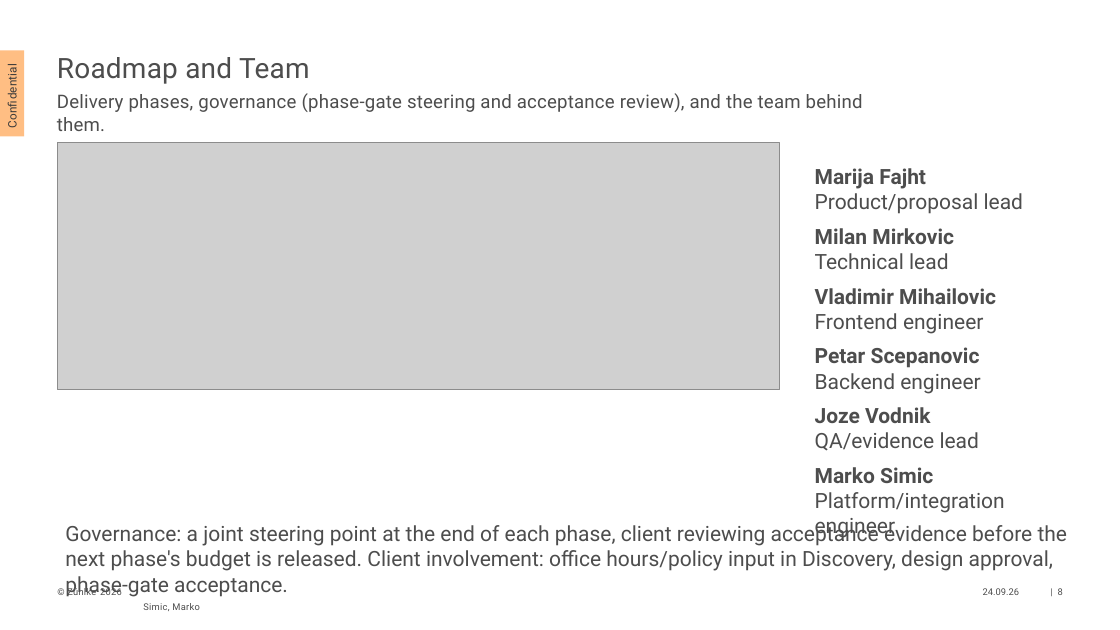
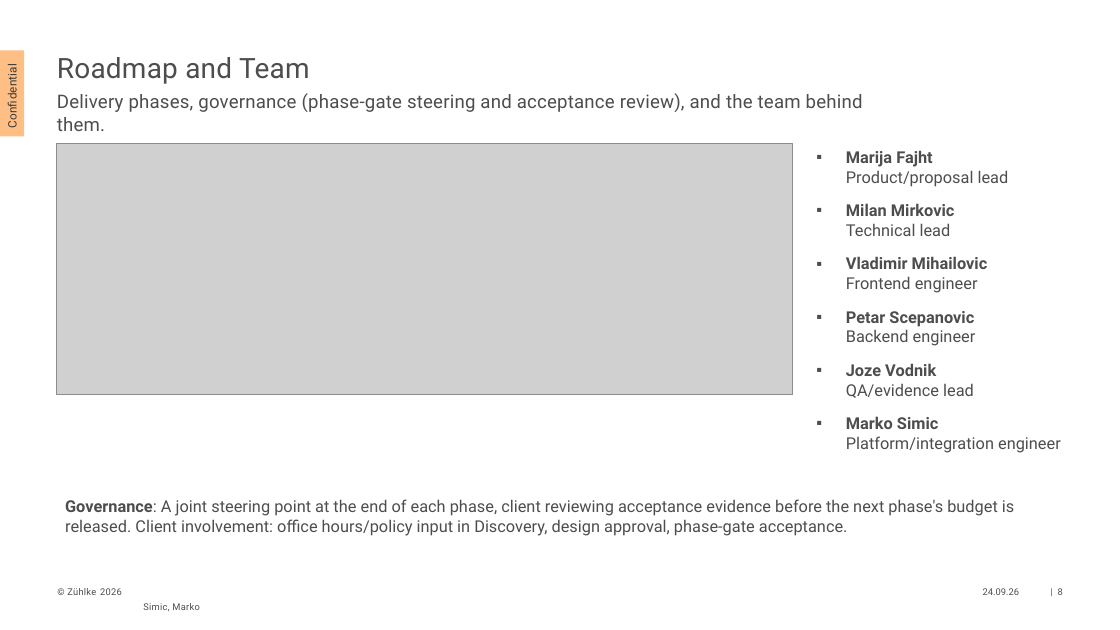
Before and after one commit to mirm-x/smart-office, a slide deck: slide 8 of docs/proposal/bid-deck/smart-office-client-proposal.pptx. Drawn at 1120x630 pixels with LibreOffice and Linux fonts; fonts in the diff are those of the drawing; grey boxes stand for pictures. Boxes give left, top, right and bottom in pixels: in the first picture for what was removed or moved away, otherwise in the second. Text is boxed around its words. In the diff, an @@ line names an element or a change of style, - is before the commit and + after.

```diff
--- a/docs/proposal/bid-deck/smart-office-client-proposal.pptx
+++ b/docs/proposal/bid-deck/smart-office-client-proposal.pptx
@@ picture: place and size @@
-picture at (57,143,780,390)
+picture at (57,143,793,394)
@@ text at (846,150,1061,453): text changed; size 18 to 14 pt @@
-Marija Fajht
-Product/proposal lead
-Milan Mirkovic
-Technical lead
-Vladimir Mihailovic
-Frontend engineer
-Petar Scepanovic
-Backend engineer
-Joze Vodnik
-QA/evidence lead
-Marko Simic
-Platform/integration engineer
+▪ Marija Fajht
+  Product/proposal lead
+▪ Milan Mirkovic
+  Technical lead
+▪ Vladimir Mihailovic
+  Frontend engineer
+▪ Petar Scepanovic
+  Backend engineer
+▪ Joze Vodnik
+  QA/evidence lead
+▪ Marko Simic
+  Platform/integration engineer
@@ text at (65,499,1014,536): text changed; size 18 to 14 pt @@
-Governance: a joint steering point at the end of each phase, client reviewing acceptance evidence before the next phase's budget is released. Client involvement: office hours/policy input in Discovery, design approval, phase-gate acceptance.
+Governance: A joint steering point at the end of each phase, client reviewing acceptance evidence before the next phase's budget is released. Client involvement: office hours/policy input in Discovery, design approval, phase-gate acceptance.
```
Also in this commit, not shown: 5 other slides changed, 1 slide added, 1 slide removed.
